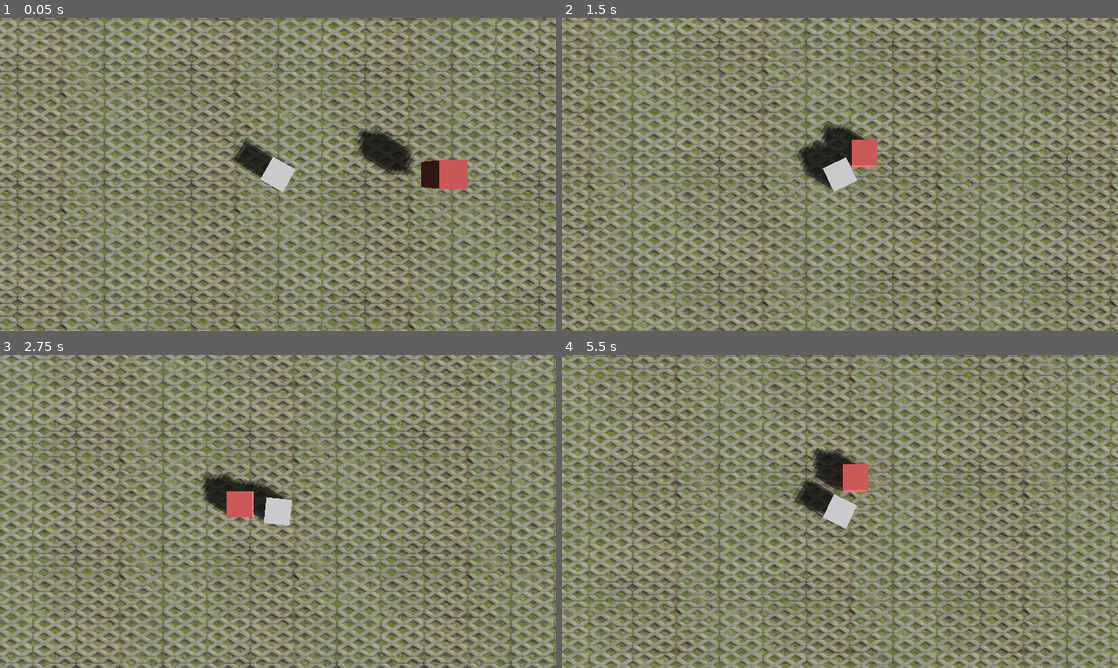
Above: before the commit, frames 1-4 (two rows, left to right).
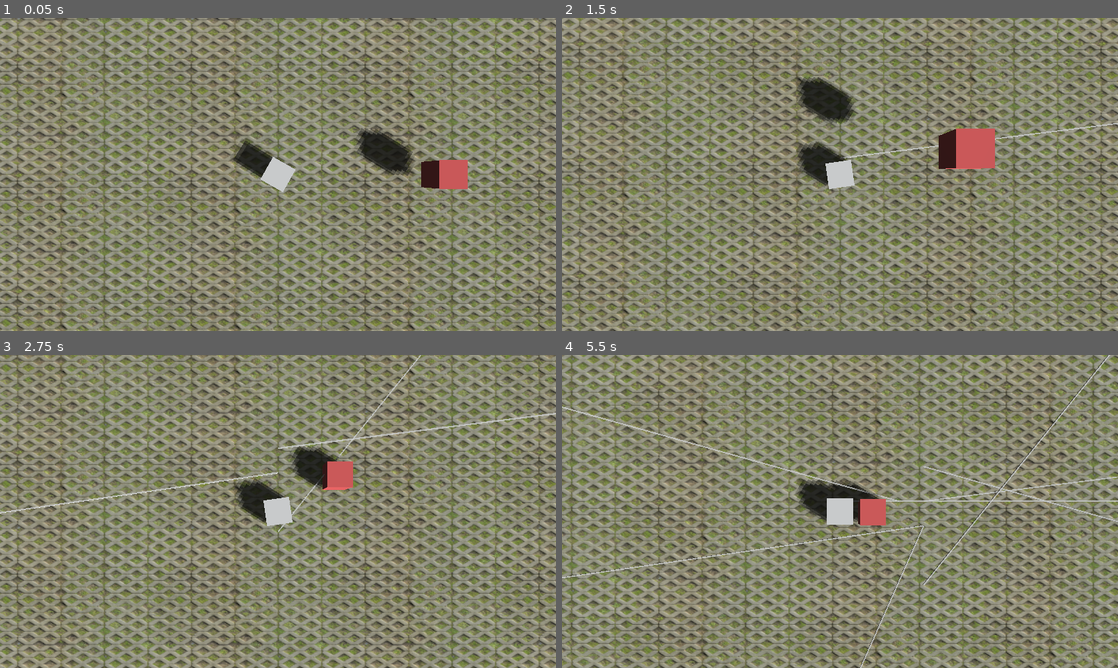
Above: after the commit, the same moments.

Repository: creikey/indigo
Game: Godot game, scene res://Main.tscn
Same seed, same stepped clock (60 frames per second), same inputs: the game is played once before the commit and once after it.
Inputs (mouse positions are in pixels of both pictures, inside the frame that each line leads up to):
- Up to frame 1 (0.05 s): no input
- Up to frame 2 (1.5 s): move the mouse to (962, 158) at 0.52 s; press the mouse at (962, 158) at 0.53 s; hold D (g_right) 0.53-1.28 s; tap E (g_rewind, bound only after the commit) at 0.8, 1.35 s; move the mouse to (728, 190) at 1.27 s; release the mouse at (728, 190) at 1.28 s; hold S (g_backward) from 1.28 s (still down)
- Up to frame 3 (2.75 s): click (166, 527) at 1.55 s; move the mouse to (333, 442) at 2.02 s; release S (g_backward) at 2.03 s; press the mouse at (333, 442) at 2.03 s; hold D (g_right) from 2.03 s (still down); tap E (g_rewind, bound only after the commit) at 2.3 s
- Up to frame 4 (5.5 s): move the mouse to (812, 574) at 2.77 s; release D (g_right) at 2.78 s; release the mouse at (812, 574) at 2.78 s; hold W (g_forward) 2.78-3.53 s; tap E (g_rewind, bound only after the commit) at 2.85, 3.8, 4.35, 5.3 s; click (812, 574) at 3.05 s; move the mouse to (1006, 558) at 3.52 s; press the mouse at (1006, 558) at 3.53 s; hold A (g_left) 3.53-5.03 s; move the mouse to (673, 464) at 4.27 s; release the mouse at (673, 464) at 4.28 s; click (673, 464) at 4.55 s; move the mouse to (867, 511) at 5.02 s; press the mouse at (867, 511) at 5.03 s; hold S (g_backward) from 5.03 s (still down)

The runs differ from the first frame. In frame 1, less than 0.1% of the frame differs, in the area x 47-53%, y 45-55%; in frame 2, 46%; in frame 3, 68%, in the area x 0-100%, y 0-100%; in frame 4, 66%.

Commit message:
WIP rewinding mechanic

Diff:
--- /dev/null
+++ b/src/GameState.gd
@@ -0,0 +1,17 @@
+extends Node
+
+const FRAMES_PER_SECOND = 60
+const REWIND_SECONDS = 10
+
+var rewinding: bool = false
+
+func _input(event):
+	if event.is_action_pressed("g_rewind"):
+		GameState.rewinding = !GameState.rewinding
+
+func _on_scene_change():
+	rewinding = false
+
+func change_scene(new_scene_path: String):
+	_on_scene_change()
+	get_tree().change_scene(new_scene_path)
--- a/src/Main.tscn
+++ b/src/Main.tscn
@@ -35,6 +35,8 @@
 transform = Transform( 1, 0, 0, 0, 1, 0, 0, 0, 1, 0, -1, 0 )
 shape = SubResource( 2 )
 
+[node name="BulletTrails" type="Spatial" parent="."]
+
 [node name="Player" parent="." instance=ExtResource( 2 )]
 
 [node name="GameCamera" parent="." instance=ExtResource( 3 )]
--- /dev/null
+++ b/src/nodes/gun/BulletTrail.gd
@@ -0,0 +1,4 @@
+extends Spatial
+
+func _ready():
+	$TrailFog.material_override = $TrailFog.material_override.duplicate(true)
--- /dev/null
+++ b/src/nodes/gun/BulletTrail.tscn
@@ -0,0 +1,52 @@
+[gd_scene load_steps=5 format=2]
+
+[ext_resource path="res://nodes/gun/BulletTrail.gd" type="Script" id=1]
+
+[sub_resource type="SpatialMaterial" id=1]
+flags_transparent = true
+albedo_color = Color( 1, 1, 1, 0.792157 )
+
+[sub_resource type="CubeMesh" id=2]
+size = Vector3( 100, 0.1, 0.1 )
+
+[sub_resource type="Animation" id=3]
+resource_name = "fade_out"
+tracks/0/type = "value"
+tracks/0/path = NodePath("TrailFog:material_override:albedo_color")
+tracks/0/interp = 1
+tracks/0/loop_wrap = true
+tracks/0/imported = false
+tracks/0/enabled = true
+tracks/0/keys = {
+"times": PoolRealArray( 0, 1 ),
+"transitions": PoolRealArray( 1, 1 ),
+"update": 0,
+"values": [ Color( 1, 1, 1, 0.792157 ), Color( 1, 1, 1, 0 ) ]
+}
+tracks/1/type = "method"
+tracks/1/path = NodePath(".")
+tracks/1/interp = 1
+tracks/1/loop_wrap = true
+tracks/1/imported = false
+tracks/1/enabled = true
+tracks/1/keys = {
+"times": PoolRealArray( 1.1 ),
+"transitions": PoolRealArray( 1 ),
+"values": [ {
+"args": [  ],
+"method": "queue_free"
+} ]
+}
+
+[node name="BulletTrail" type="Spatial"]
+script = ExtResource( 1 )
+
+[node name="TrailFog" type="MeshInstance" parent="."]
+transform = Transform( 1, 0, 0, 0, 1, 0, 0, 0, 1, 50, 0, 0 )
+material_override = SubResource( 1 )
+mesh = SubResource( 2 )
+material/0 = null
+
+[node name="AnimationPlayer" type="AnimationPlayer" parent="."]
+autoplay = "fade_out"
+anims/fade_out = SubResource( 3 )
--- a/src/nodes/gun/Gun.gd
+++ b/src/nodes/gun/Gun.gd
@@ -11,13 +11,20 @@
 	set_physics_process(false)
 
 func _input(event):
+	if GameState.rewinding:
+		return
 	if event.is_action_pressed("g_fire"):
 		$FireTimer.start()
 		$GunshotPlayer.play()
 		$BulletRayCast.enabled = true
 		set_physics_process(true)
+		var cur_trail = preload("res://nodes/gun/BulletTrail.tscn").instance()
+		get_node("/root/Main/BulletTrails").add_child(cur_trail)
+		cur_trail.global_transform = global_transform
 
 func _physics_process(delta):
+	if GameState.rewinding:
+		return
 	if $BulletRayCast.is_colliding():
 		var collider: PhysicsBody = $BulletRayCast.get_collider()
 		if collider.is_in_group("hittable"):
--- a/src/nodes/gun/Gun.tscn
+++ b/src/nodes/gun/Gun.tscn
@@ -12,6 +12,7 @@
 one_shot = true
 
 [node name="BulletRayCast" type="RayCast" parent="."]
+transform = Transform( 1, 0, 0, 0, 1, 0, 0, 0, 1, 0, 0.0364852, 0 )
 exclude_parent = false
 cast_to = Vector3( 100, 0, 0 )
 
--- a/src/nodes/player/Player.gd
+++ b/src/nodes/player/Player.gd
@@ -1,20 +1,37 @@
-extends KinematicBody
+extends KinematicRewinder
 
 var accel: Vector3 = Vector3(0.0, -9.8, 0.0)
 var vel: Vector3 = Vector3()
+var rewinder_data = RewinderData.new()
 
 func _physics_process(delta):
+	# rewind mechanic management
+	if GameState.rewinding:
+		set_process_input(false)
+		if not rewinder_data.available_transforms():
+			return
+		global_transform = rewinder_data.pop_transform()
+		return
+	set_process_input(true)
+	rewinder_data.add_transform(global_transform)
+
+	# movement
 	var forward_backward: float = \
 		float(Input.is_action_pressed("g_backward")) -\
 		float(Input.is_action_pressed("g_forward"))
-
 
 	var left_right: float = \
 		float(Input.is_action_pressed("g_right")) -\
 		float(Input.is_action_pressed("g_left"))
 
-	rotation.y = -(get_viewport().size/2.0).angle_to_point(get_viewport().get_mouse_position()) + PI
+	# mouse vector attainment
+	var width: float = ProjectSettings.get_setting("display/window/size/width")
+	var height: float = ProjectSettings.get_setting("display/window/size/height")
+	var display_vector: Vector2 = Vector2(width, height)
 
+	rotation.y = -(display_vector/2.0).angle_to_point(get_viewport().get_mouse_position()) + PI
+
+	# physics
 	vel += accel*delta
 
 	vel.x = left_right*10.0
--- /dev/null
+++ b/src/nodes/rewinders/KinematicRewinder.gd
@@ -0,0 +1,3 @@
+extends KinematicBody
+
+class_name KinematicRewinder
--- /dev/null
+++ b/src/nodes/rewinders/RewinderData.gd
@@ -0,0 +1,19 @@
+extends Resource
+
+class_name RewinderData
+
+var _transforms: Array = []
+
+func add_transform(new_transform: Transform):
+	_transforms.append(new_transform)
+	_ensure_array_length()
+
+func available_transforms() -> bool:
+	return _transforms.size() >= 1
+
+func pop_transform() -> Transform:
+	return _transforms.pop_back()
+
+func _ensure_array_length():
+	while _transforms.size() > GameState.FRAMES_PER_SECOND*GameState.REWIND_SECONDS:
+		_transforms.pop_front()
--- a/src/project.godot
+++ b/src/project.godot
@@ -8,9 +8,20 @@
 
 config_version=4
 
-_global_script_classes=[  ]
+_global_script_classes=[ {
+"base": "KinematicBody",
+"class": "KinematicRewinder",
+"language": "GDScript",
+"path": "res://nodes/rewinders/KinematicRewinder.gd"
+}, {
+"base": "Resource",
+"class": "RewinderData",
+"language": "GDScript",
+"path": "res://nodes/rewinders/RewinderData.gd"
+} ]
 _global_script_class_icons={
-
+"KinematicRewinder": "",
+"RewinderData": ""
 }
 
 [application]
@@ -18,6 +29,10 @@
 config/name="Indigo"
 run/main_scene="res://Main.tscn"
 config/icon="res://icon.png"
+
+[autoload]
+
+GameState="*res://GameState.gd"
 
 [display]
 
@@ -58,6 +73,11 @@
 "events": [ Object(InputEventMouseButton,"resource_local_to_scene":false,"resource_name":"","device":0,"alt":false,"shi …(212 unchanged characters)…
  ]
 }
+g_rewind={
+"deadzone": 0.5,
+"events": [ Object(InputEventKey,"resource_local_to_scene":false,"resource_name":"","device":0,"alt":false,"shift":false,"control":false,"meta":false,"command":false,"pressed":false,"scancode":69,"unicode":0,"echo":false,"script":null)
+ ]
+}
 
 [rendering]
 
